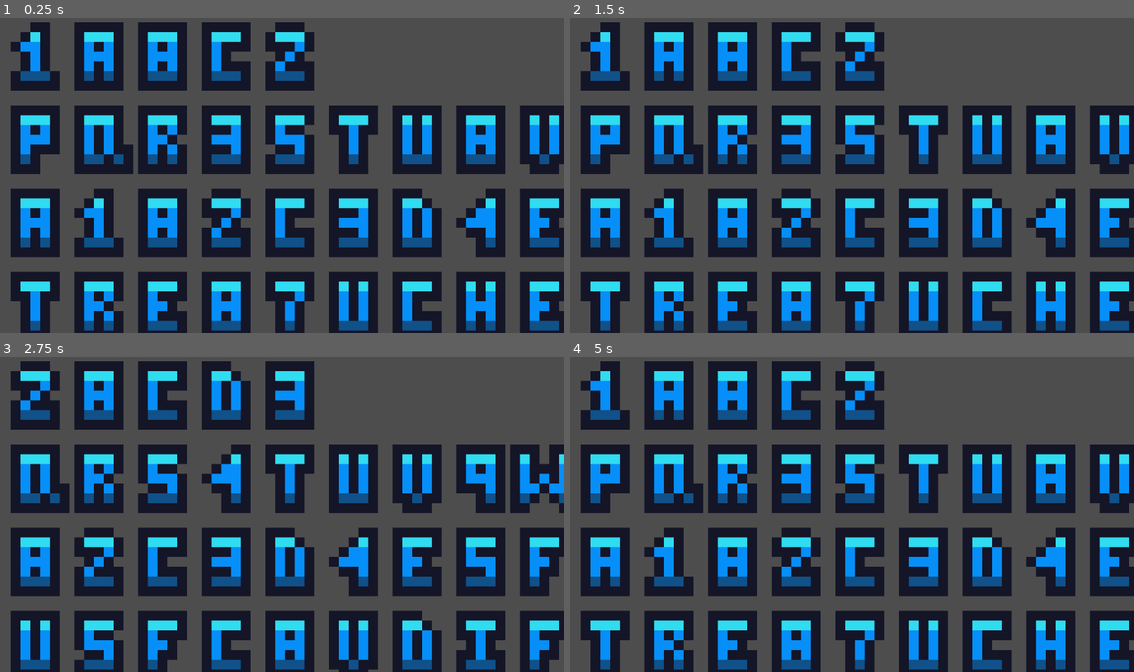
Above: before the commit, frames 1-4 (two rows, left to right).
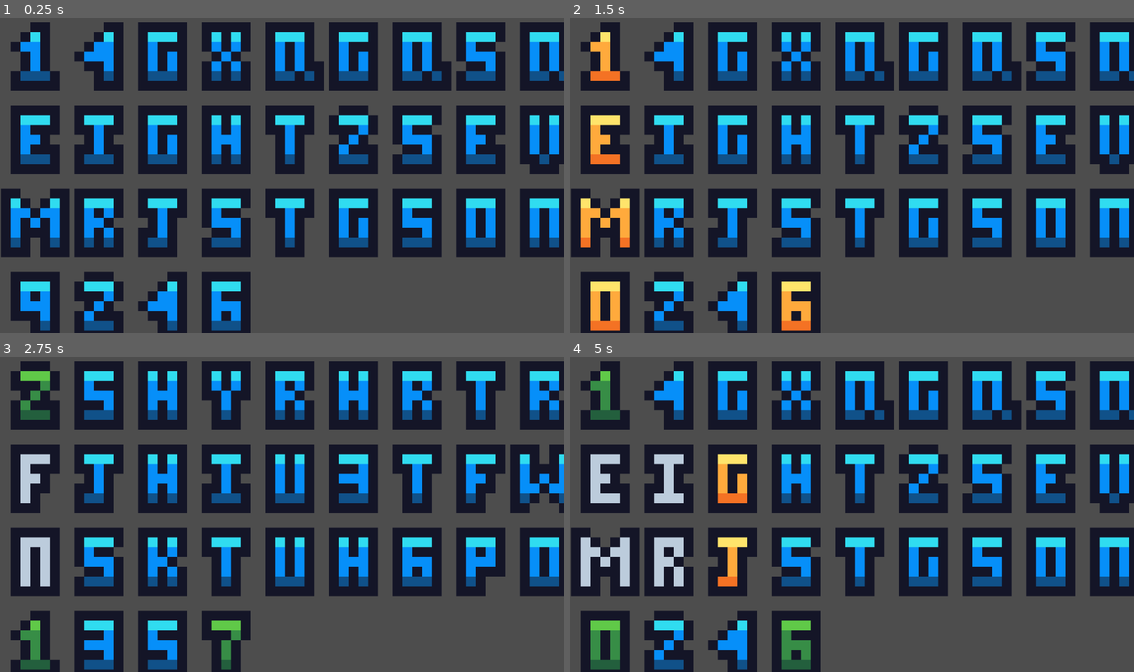
Above: after the commit, the same moments.

Repository: MrOnosa/AdventOfCode2023
Game: Godot game, scene res://days/day1/day1-1.tscn
Two runs of this game, one before a commit and one after it. Both use one fixed random seed, a clock stepped at 60 frames per second and the inputs below. Before the commit the project has no main scene; this scene is started directly in both runs.
Inputs:
- Up to frame 1 (0.25 s): no input
- Up to frame 2 (1.5 s): tap Enter at 0.5 s; hold Right (ui_right) 0.53-1.28 s; tap Space at 1.25 s; hold Left (ui_left) from 1.28 s (still down)
- Up to frame 3 (2.75 s): release Left (ui_left) at 2.03 s; hold Right (ui_right) from 2.03 s (still down)
- Up to frame 4 (5 s): tap Enter at 2.75, 4.25 s; tap Space at 3.5 s; release Right (ui_right) at 3.53 s; hold Left (ui_left) from 3.53 s (still down)

The runs differ from the first frame. In frame 1, 31% of the frame differs, in the area x 0-100%, y 1-100%; in frame 2, 33%; in frame 3, 31%; in frame 4, 34%.

Commit message:
All lines are being evaluated and the leftmost and rightmost numbers are found

Diff:
--- a/Line.gd
+++ b/Line.gd
@@ -2,8 +2,11 @@
 extends Node2D
 
 @export var line = "" : set = _setLine
+@export var timer : Timer
 
-var letters : Array = []
+var letters : Array[LetterSprite] = []
+var leftmost_letter_index : int = 0
+var rightmost_letter_index : int = 0
 
 # Called when the node enters the scene tree for the first time.
 func _ready():
@@ -15,6 +18,7 @@
 
 func _setLine(l):
 	line = l
+	rightmost_letter_index = line.length() - 1
 	var x = 0.0
 	# Load the scene from a file
 	var letter_sprite_scene = load("res://days/day1/letter_sprite.tscn")
@@ -27,3 +31,32 @@
 		ls._show(letter)
 		x += 130.0
 		letters.append(ls)
+	#timer.wait_time = 1.0
+	#timer.timeout.connect(_on_timer_timeout)
+	timer.autostart = true
+
+
+func _on_timer_timeout():
+	if letters.size() == 0 or leftmost_letter_index < 0 or rightmost_letter_index >= letters.size():
+		return
+
+	if not letters[leftmost_letter_index].focusing and not letters[leftmost_letter_index].correct:
+		letters[leftmost_letter_index]._focus()
+	elif letters[leftmost_letter_index].focusing:
+		if letters[leftmost_letter_index]._eval():
+			letters[leftmost_letter_index]._correct()
+		else:
+			letters[leftmost_letter_index]._incorrect()
+			leftmost_letter_index += 1
+
+	if not letters[rightmost_letter_index].focusing and not letters[rightmost_letter_index].correct:
+		letters[rightmost_letter_index]._focus()
+	elif letters[rightmost_letter_index].focusing:
+		if letters[rightmost_letter_index]._eval():
+			letters[rightmost_letter_index]._correct()
+		else:
+			letters[rightmost_letter_index]._incorrect()
+			rightmost_letter_index -= 1
+
+	#if letters[leftmost_letter_index].correct and letters[rightmost_letter_index].correct:
+		#timer.stop()
--- a/days/day1/LetterSprite.gd
+++ b/days/day1/LetterSprite.gd
@@ -3,6 +3,14 @@
 
 var move_amount = 7.0    # Amount to add to the x-coordinate
 var wrap_around_limit = 246.0  # Wrap around when x-coordinate exceeds this value
+var default_y = 23
+var focus_y = 15
+var incorrect_y = 7
+var correct_y = 31
+
+@export var letter: String
+var focusing = false
+var correct = false
 
 func _ready():
 	pass
@@ -32,6 +40,7 @@
 	return character.to_ascii_buffer()[0]
 
 func _show(character: String):
+	letter = character
 	var position: int
 	if  character >= 'a' and character <= 'z':
 		position = _ord(character) - _ord('a')
@@ -40,3 +49,23 @@
 		position = (_ord(character) - _ord('0')) + (26)
 
 	region_rect.position = Vector2(move_amount * position, region_rect.position.y)
+
+func _default():
+	region_rect.position = Vector2(region_rect.position.x, default_y)
+	focusing = false
+
+func _focus():
+	region_rect.position = Vector2(region_rect.position.x, focus_y)
+	focusing = true
+
+func _incorrect():
+	region_rect.position = Vector2(region_rect.position.x, incorrect_y)
+	focusing = false
+
+func _correct():
+	region_rect.position = Vector2(region_rect.position.x, correct_y)
+	focusing = false
+	correct = true
+
+func _eval():
+	return '0' <= letter and letter <= '9'
--- a/days/day1/day1-1.gd
+++ b/days/day1/day1-1.gd
@@ -3,7 +3,7 @@
 
 # Called when the node enters the scene tree for the first time.
 func _ready():
-	var txtFile = FileAccess.open("res://days/day1/example.txt", FileAccess.READ)
+	var txtFile = FileAccess.open("res://days/day1/puzzle-input.txt", FileAccess.READ)
 	var exampleText = txtFile.get_as_text() # Store text into string record
 
 	# Load the scene from a file
@@ -15,13 +15,12 @@
 	var pos = Vector2(2,13)
 	var lines = exampleText.split("\n")
 	for line in lines:
-		currentLine = line_sprite_scene.instantiate()
-		currentLine.line = line
-		currentLine.position = pos
-		add_child(currentLine)
-		pos += Vector2(0, 170)
-
-
+		if line.length() > 0:
+			currentLine = line_sprite_scene.instantiate()
+			currentLine.line = line
+			currentLine.position = pos
+			add_child(currentLine)
+			pos += Vector2(0, 170)
 
 # Called every frame. 'delta' is the elapsed time since the previous frame.
 func _process(delta):
--- a/days/day1/line.tscn
+++ b/days/day1/line.tscn
@@ -2,5 +2,10 @@
 
 [ext_resource type="Script" path="res://Line.gd" id="1_jpxne"]
 
-[node name="Line" type="Node2D"]
+[node name="Line" type="Node2D" node_paths=PackedStringArray("timer")]
 script = ExtResource("1_jpxne")
+timer = NodePath("Timer")
+
+[node name="Timer" type="Timer" parent="."]
+
+[connection signal="timeout" from="Timer" to="." method="_on_timer_timeout"]
--- a/project.godot
+++ b/project.godot
@@ -11,6 +11,7 @@
 [application]
 
 config/name="adventofcode2023"
+run/main_scene="res://days/day1/day1-1.tscn"
 config/features=PackedStringArray("4.2", "GL Compatibility")
 config/icon="res://icon.svg"
 
